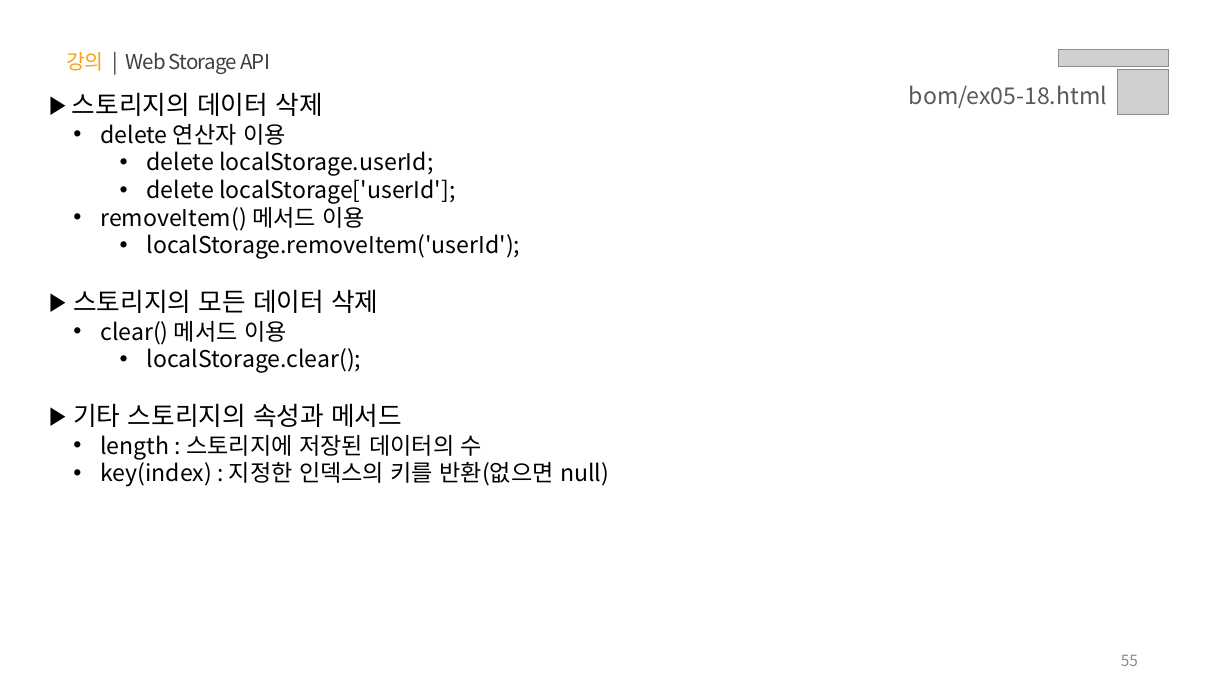
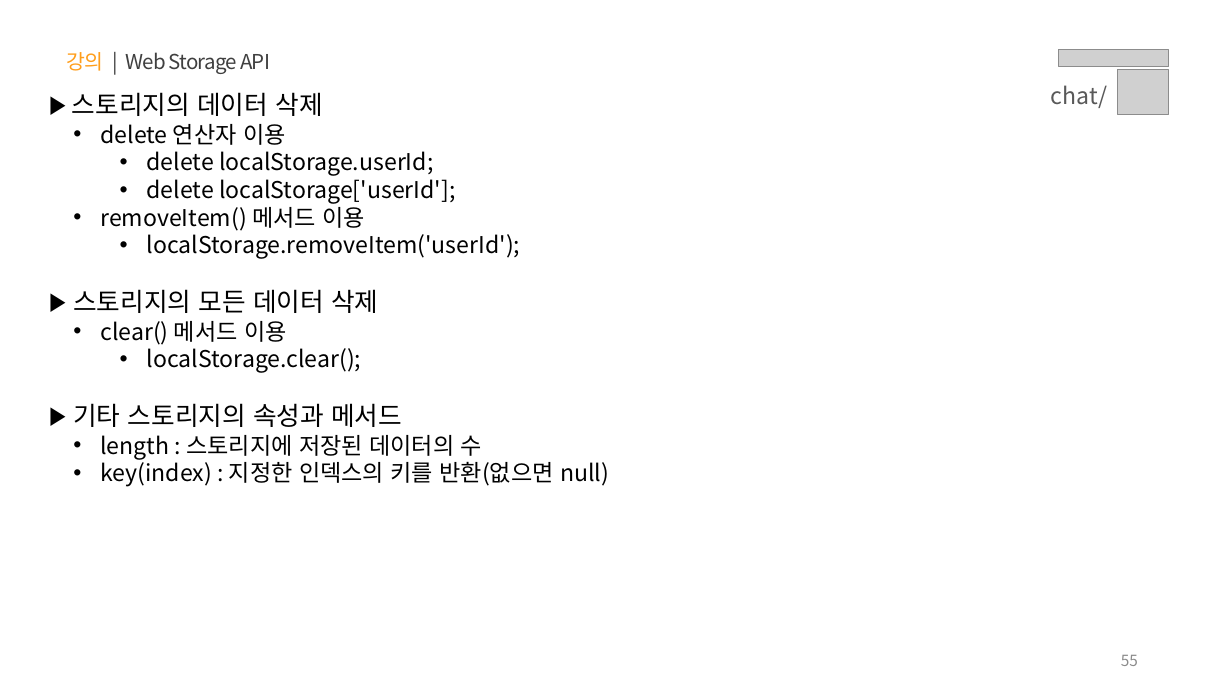
Before and after one commit to yebin-jeong/learn-js, a slide deck: slide 55 of PPT/05.자바스크립트 - 클라이언트 사이드(Event, DOM, Ajax, Web APIs).pptx. Drawn at 1232x693 pixels with LibreOffice and Linux fonts; fonts in the diff are those of the drawing; grey boxes stand for pictures. Boxes give left, top, right and bottom in pixels: in the first picture for what was removed or moved away, otherwise in the second. Text is boxed around its words. In the diff, an @@ line names an element or a change of style, - is before the commit and + after.

```diff
--- a/PPT/05.자바스크립트 - 클라이언트 사이드(Event, DOM, Ajax, Web APIs).pptx
+++ b/PPT/05.자바스크립트 - 클라이언트 사이드(Event, DOM, Ajax, Web APIs).pptx
@@ text at (1051,85,1107,108): text changed @@
-bom/ex05-18.html
+chat/
```
Also in this commit, not shown: 1 other slide changed.
